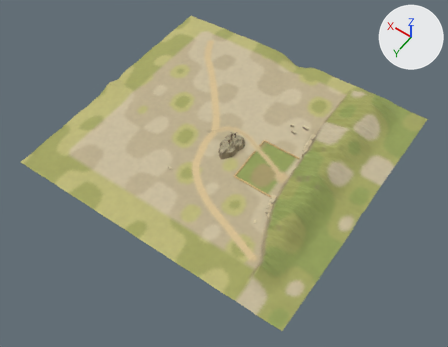
Two versions of the glTF model assets-vila/fase-golgota/golgota_cenario.glb, one commit apart.
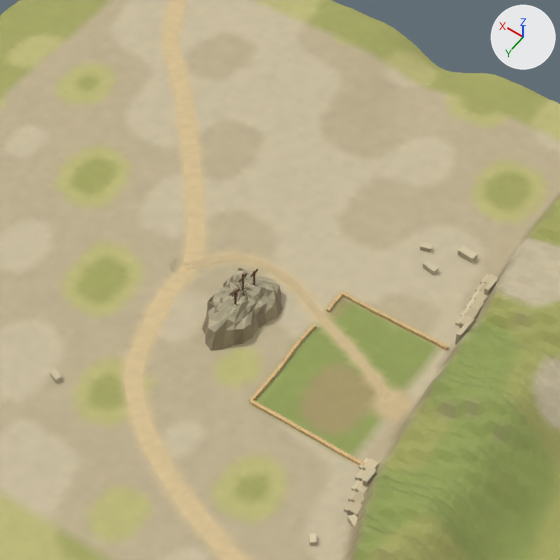
Each version is shown whole from a 50 mm lens placed at (-113.7, 164.8, 233.4), pointed at (-3.9, 11.1, -8.2), then close up on the part from 34% to 75% of the width and 13% to 66% of the height. Lighting does not change. The marker at upper right points along +X, +Y and +Z. The first two pictures are the older version. Vertices at exactly the same position are counted once.

In view in the first close-up: 'Cruzes', 'Golgota_Rocha', 'Golgota_Terreno', 'Golgota_Trilha', 'Golgota_Trilha_Horto', 'Pedreira' and 31 more.
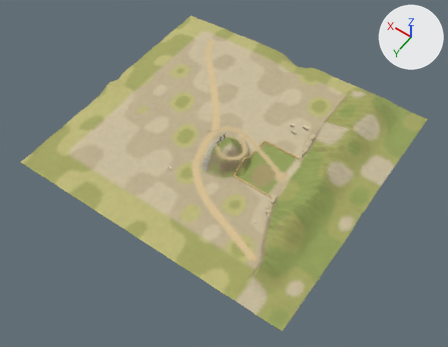
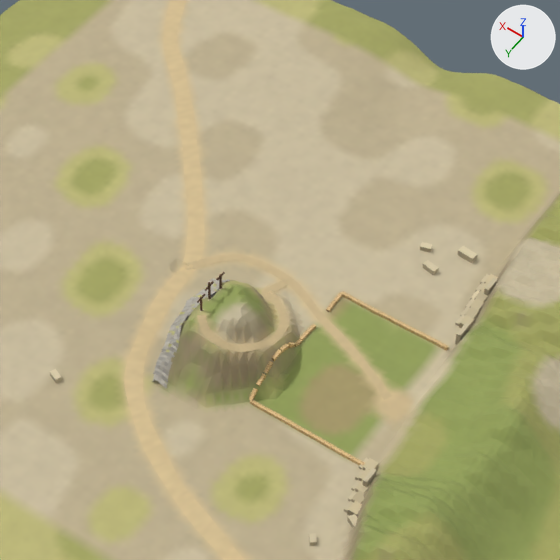
What differs and where, as boxes (x1, y1, x2, y2) in the close-ups (560 x 560 px; the box of a moved part takes in the faces that stretch with it):
'Golgota_Rocha', deleted (beige): before (202, 268, 283, 351)
'Golgota_Face', added: after (152, 278, 231, 388)
'Golgota_Trilha_Monte', added (beige): after (197, 281, 289, 352)
part 1 of me_cruzes, moved or reshaped: before (234, 290, 237, 305); after (200, 296, 202, 311)
part 2 of me_cruzes, moved or reshaped: before (242, 274, 244, 291); after (208, 282, 211, 299)
part 3 of me_cruzes, moved or reshaped: before (253, 271, 255, 286); after (219, 274, 222, 289)
part 4 of me_golgota_terreno_001, moved or reshaped: before (157, 298, 522, 484); after (157, 280, 522, 486)
part 5 of me_golgota_terreno_001, recoloured: (157, 277, 463, 484) in both
part 6 of me_golgota_terreno_001, recoloured: before (164, 322, 513, 487); after (165, 283, 513, 487)

The change, as a list of edits to the scene's bpy script:
```text
Change me_cruzes:
    used by ob_cruzes; location = (0.0, 0.0, 0.0)
    remove me_cruzes.from_pydata(...)  # 152 vertices, 190 faces; spans x -1.41..-0.13, y -3.55..3.55, z 3.36..8.65
    add me_cruzes.from_pydata(...)  # 152 vertices, 190 faces; spans x -0.46..0.72, y 4.45..11.55, z 8.91..13.49
    me_cruzes part 1: the loose piece of 8 vertices spanning x -1.13..-0.87, y 2.47..2.73, z 3.44..7.24 is moved by (0.95, 8.0, 5.47)
    me_cruzes part 2: the loose piece of 8 vertices spanning x -0.73..-0.47, y -0.13..0.13, z 4.15..8.65 is moved by (0.85, 8.0, 4.84)
    me_cruzes part 3: the loose piece of 8 vertices spanning x -1.13..-0.87, y -2.73..-2.47, z 3.36..7.16 is moved by (0.95, 8.0, 5.94)
    other edits to the shape of me_cruzes do not show in these pictures
Change me_golgota_terreno_001:
    used by ob_golgota_terreno; location = (0.0, 0.0, 0.0)
    remove me_golgota_terreno_001.from_pydata(...)  # 21267 vertices, 41952 faces; spans x -72.0..80.0, y -72.0..66.0, z -5.0..9.0
    add me_golgota_terreno_001.from_pydata(...)  # 21267 vertices, 41952 faces; spans x -72.0..80.0, y -72.0..66.0, z -5.0..10.0
    me_golgota_terreno_001 part 4: 669 of 21267 vertices moved; they spanned x -49.0..2.0, y -13.0..19.0, z -1.0..9.0 and now span x -49.0..2.0, y -13.0..19.0, z -1.0..10.0; mean shift (0.0, 0.0, 2.0); largest move (-3.0, 4.0, -1.0) -> (-3.0, 4.0, 10.0)
    me_golgota_terreno_001 part 5: 627 faces centred in x -37.0..4.0, y -14.0..21.0, z -1.0..5.0 are repainted in the vertex colours; the middle colour goes from beige #c0b390 to beige #bfb48b
    me_golgota_terreno_001 part 6: 553 faces centred in x -52.0..3.0, y -16.0..19.0, z -1.0..8.0 are repainted in the vertex colours; the middle colour goes from beige #bfb290 to beige #9ea06c
Add me_golgota_trilha_monte_001:
    me_golgota_trilha_monte_001.from_pydata(...)  # 755 vertices, 1200 faces; spans x -11.0..-0.2, y -9.2..13.9, z 0.0..9.6
    me_golgota_trilha_monte_001.materials.append(mat_mat_golgota_rocha)
Add me_golgota_face:
    me_golgota_face.from_pydata(...)  # 3420 vertices, 6600 faces; spans x 0.1..4.7, y -2.7..19.8, z -2.0..10.1
    me_golgota_face.materials.append(mat_mat_golgota_cavidades)
Remove ob_golgota_rocha:
    ob_golgota_rocha = bpy.data.objects.new('Golgota_Rocha', me_golgota_rocha)
    ob_golgota_rocha.location = (0.0, 0.0, 0.0)
Add ob_golgota_trilha_monte:
    ob_golgota_trilha_monte = bpy.data.objects.new('Golgota_Trilha_Monte', me_golgota_trilha_monte_001)
    ob_golgota_trilha_monte.location = (0.0, 0.0, 0.0)
Add ob_golgota_face:
    ob_golgota_face = bpy.data.objects.new('Golgota_Face', me_golgota_face)
    ob_golgota_face.location = (0.0, 0.0, 0.0)
```
